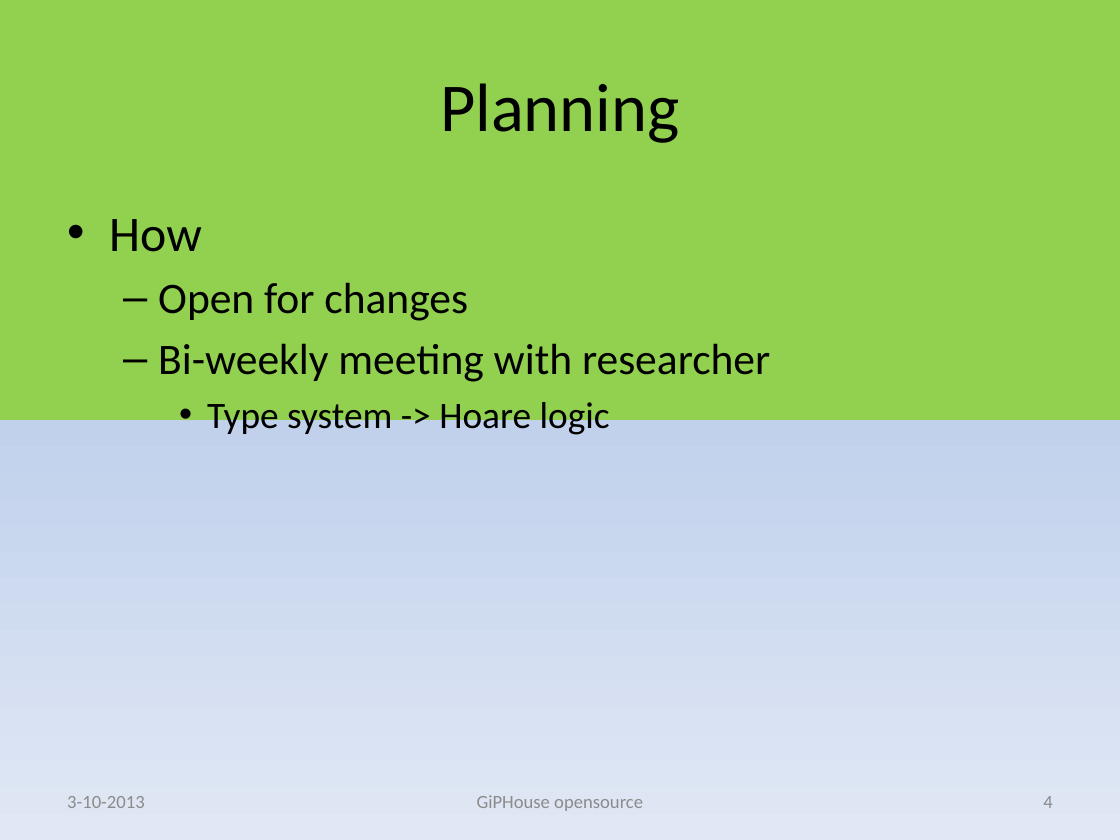
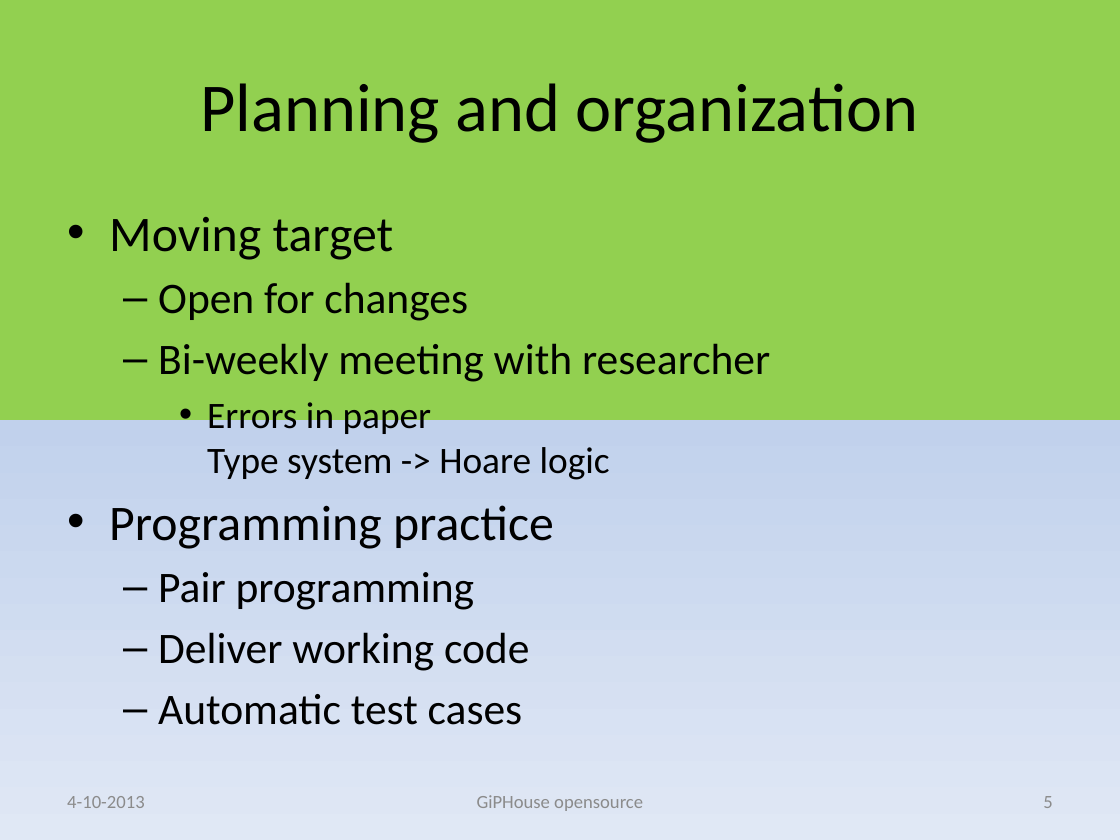
Before and after one commit to squell/ecalogic, a slide deck: slide 5 of doc/ppt/Energie2013Presentaiton1.pptx (slide 4 before the commit). Drawn at 1120x840 pixels with LibreOffice and Linux fonts; fonts in the diff are those of the drawing. Boxes give left, top, right and bottom in pixels: in the first picture for what was removed or moved away, otherwise in the second. Text is boxed around its words. In the diff, an @@ line names an element or a change of style, - is before the commit and + after.

```diff
--- a/doc/ppt/Energie2013Presentaiton1.pptx
+++ b/doc/ppt/Energie2013Presentaiton1.pptx
@@ title at box(201, 83, 919, 143): text changed @@
-Planning
+Planning and organization
@@ text at box(109, 217, 394, 260): text changed @@
-• How
+• Moving target
@@ text at box(109, 402, 610, 725): text changed; size 24 to 28 pt @@
-    • Type system -> Hoare logic
+    • Errors in paper
+      Type system -> Hoare logic
+• Programming practice
+  – Pair programming
+  – Deliver working code
+  – Automatic test cases
@@ text at box(67, 796, 145, 808): text changed @@
-3-10-2013
+4-10-2013
@@ page number at box(1043, 796, 1052, 808): text changed @@
-4
+5
```
Also in this commit, not shown: 4 other slides changed, 1 slide added.
